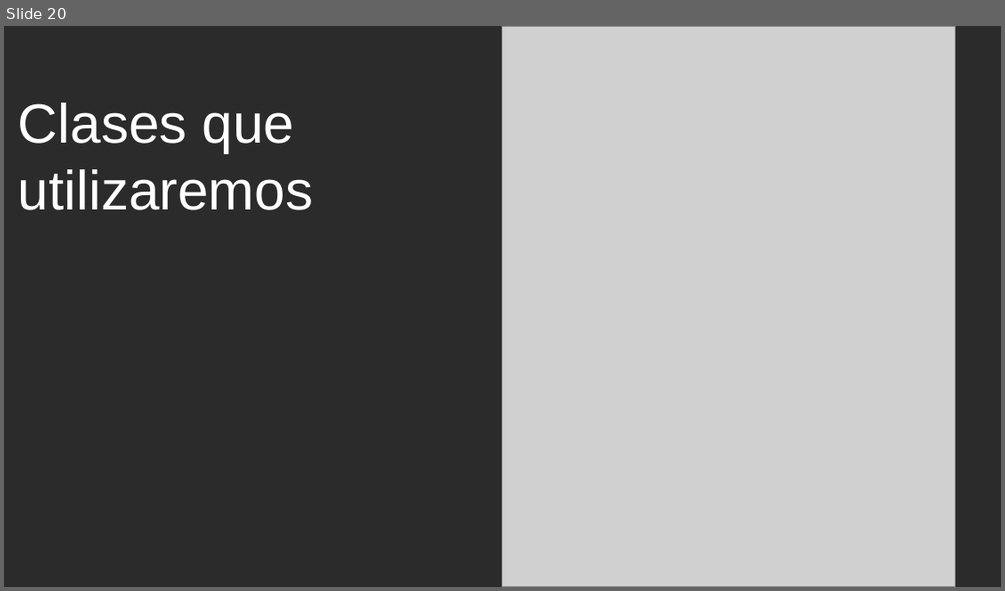
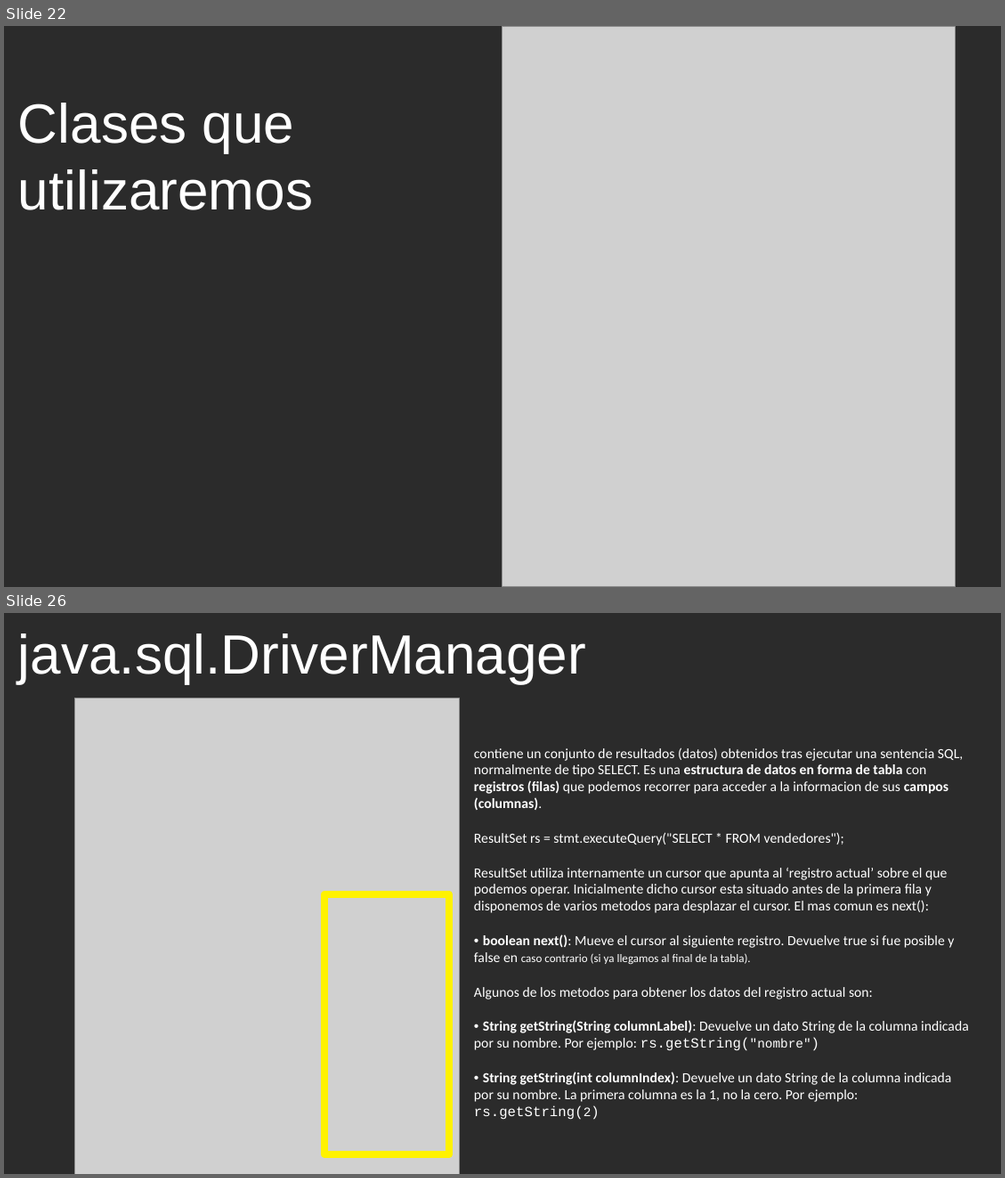
Before and after one commit to cmorenoruiz/ApuntesProgramacion, a slide deck: Unidad 13 Acceso a Bases de Datos/Acceso a BD Presentación para clase.odp. Shown one above the other, each under a label of ours: slide 20 before the commit, slides 22 and 26 after it; the slides between them are not shown. The pictures are 1005x591 and 1005x1178 pixels, drawn with LibreOffice and Linux fonts; fonts in the diff are those of the drawing; grey boxes stand for pictures; background and template pictures are left out; a plain dark background stands for a picture behind light text. Boxes give left, top, right and bottom in pixels: in the first picture for what was removed or moved away, otherwise in the second. Text is boxed around its words. In the diff, an @@ line names an element or a change of style, - is before the commit and + after.

Commit message:
Añadidas diapositivas sobre las clases para acceder a BD

```diff
--- a/Unidad 13 Acceso a Bases de Datos/Acceso a BD Presentación para clase.odp
+++ b/Unidad 13 Acceso a Bases de Datos/Acceso a BD Presentación para clase.odp
@@ slide 26 added at bbox=[4, 613, 1001, 1174], background picture (left out) @@
@@ title added at bbox=[18, 633, 586, 684], 44 pt, text #FFFFFF @@
+java.sql.DriverManager
@@ picture added at bbox=[75, 698, 460, 1174] @@
@@ text added at bbox=[474, 747, 969, 1119], 11.1 pt, text #FFFFFF @@
+contiene un conjunto de resultados (datos) obtenidos tras ejecutar una sentencia SQL, normalmente de tipo SELECT. Es una estructura de datos en forma de tabla con registros (filas) que podemos recorrer para acceder a la informacion de sus campos (columnas).
+ResultSet rs = stmt.executeQuery("SELECT * FROM vendedores");
+ResultSet utiliza internamente un cursor que apunta al ‘registro actual’ sobre el que podemos operar. Inicialmente dicho cursor esta situado antes de la primera fila y disponemos de varios metodos para desplazar el cursor. El mas comun es next():
+• boolean next(): Mueve el cursor al siguiente registro. Devuelve true si fue posible y false en caso contrario (si ya llegamos al final de la tabla).
+Algunos de los metodos para obtener los datos del registro actual son:
+• String getString(String columnLabel): Devuelve un dato String de la columna indicada por su nombre. Por ejemplo: rs.getString("nombre")
+• String getString(int columnIndex): Devuelve un dato String de la columna indicada por su nombre. La primera columna es la 1, no la cero. Por ejemplo: rs.getString(2)
@@ rectangle added at bbox=[324, 894, 449, 1154], outline #FFF200 6.01 pt @@
@@ what was slide 20 is now slide 22 @@
```
Also in this commit, not shown: 6 slides changed, 3 other slides added, 3 slides removed, 2 other files.
